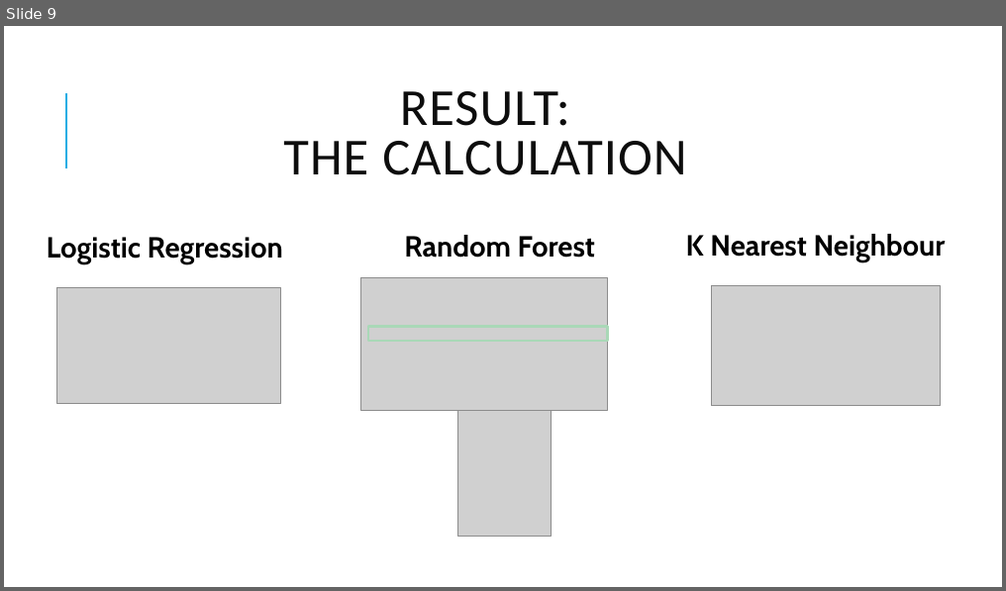
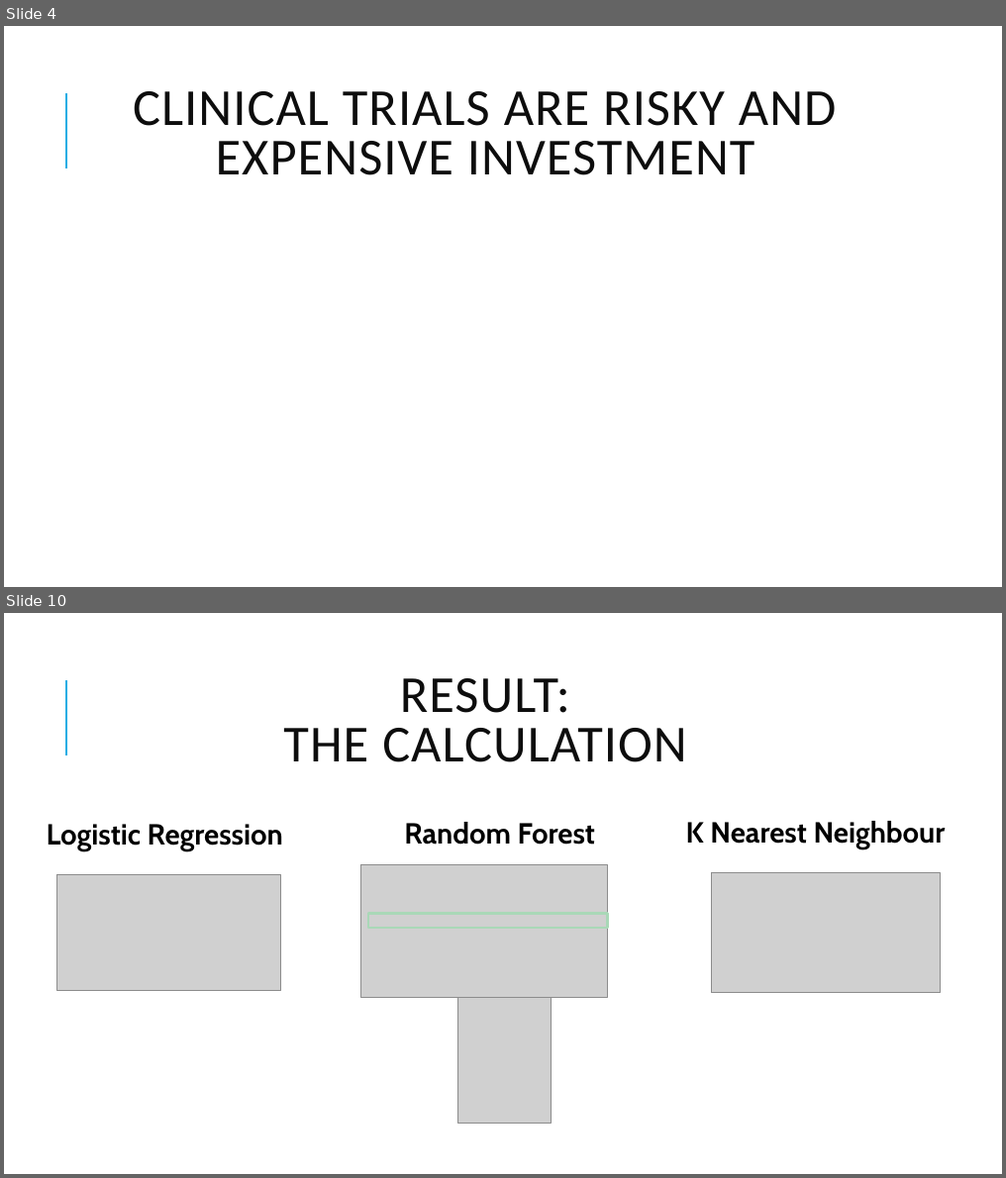
Before and after one commit to sigkarmoil/Clinical_Trial_Machine_Learning, a slide deck: Resources/Clinical Trial.pptx. Shown one above the other, each under a label of ours: slide 9 before the commit, slides 4 and 10 after it; the slides between them are not shown. The pictures are 1006x591 and 1006x1178 pixels, drawn with LibreOffice and Linux fonts; fonts in the diff are those of the drawing; grey boxes stand for pictures. Boxes give left, top, right and bottom in pixels: in the first picture for what was removed or moved away, otherwise in the second. Text is boxed around its words. In the diff, an @@ line names an element or a change of style, - is before the commit and + after.

```diff
--- a/Resources/Clinical Trial.pptx
+++ b/Resources/Clinical Trial.pptx
@@ slide 4 added at [4, 26, 1002, 587], background #FFFFFF; not listed: 1 template element that a slide beside it also shows @@
@@ title added at [133, 91, 837, 175], 50 pt, text #0D0D0D @@
+CLINICAL TRIALS ARE RISKY AND EXPENSIVE INVESTMENT
@@ what was slide 9 is now slide 10 @@
```
Also in this commit, not shown: 5 slides changed, 3 other slides added, 3 slides removed.
